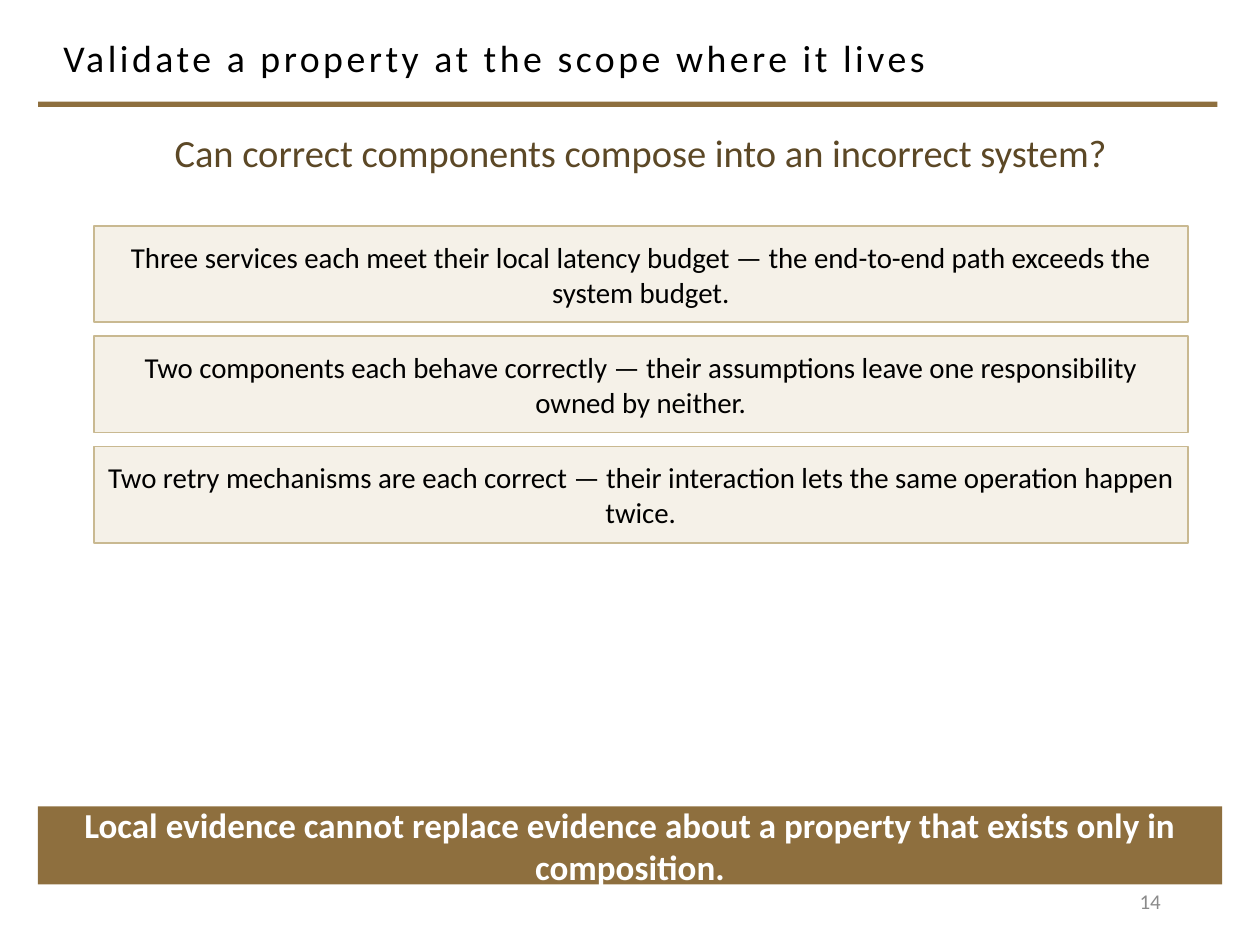
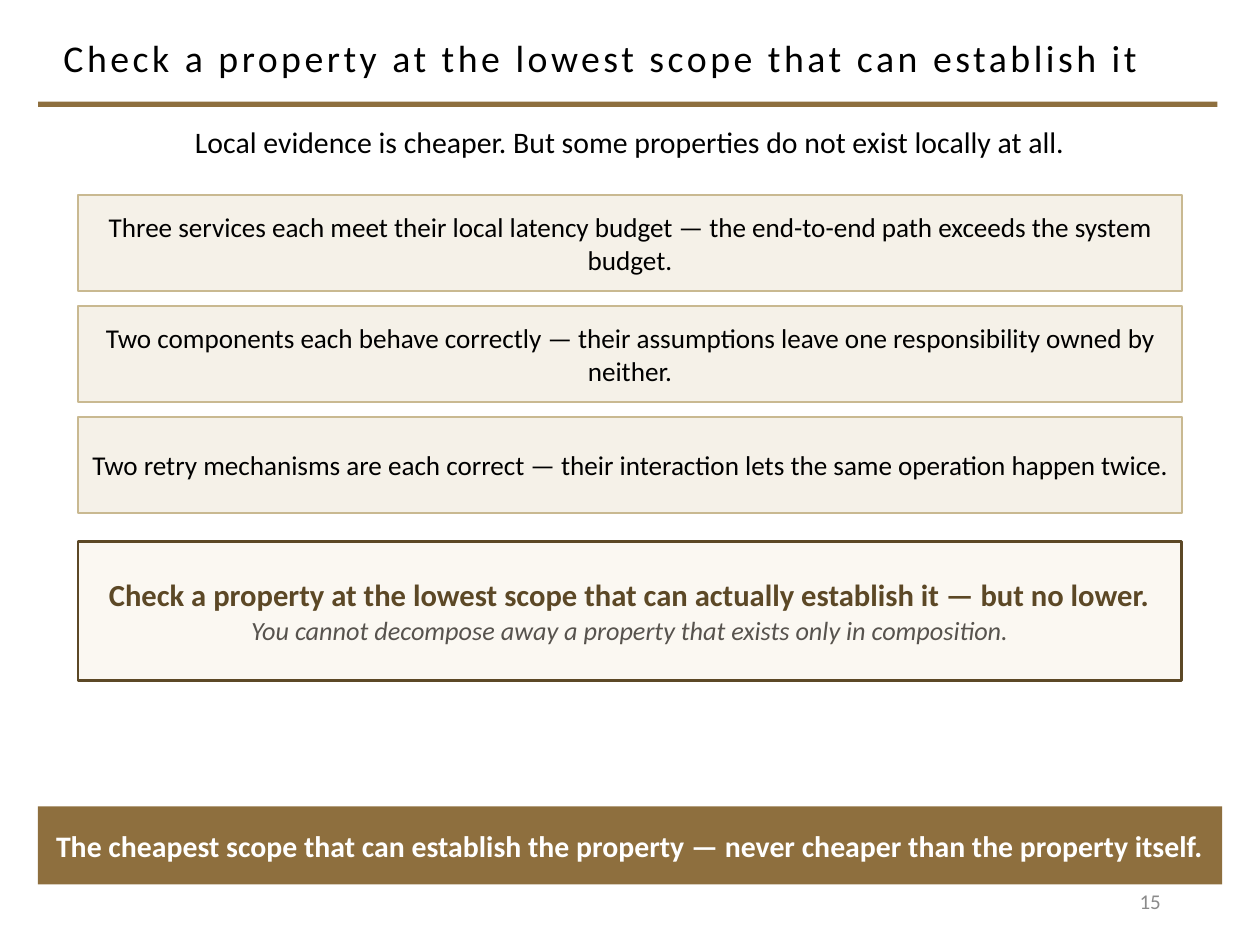
Before and after one commit to davisjam/model-based-agentic-software-engineering, a slide deck: slide 15 of course/lectures/act-1-foundations/08-validation/1-8-Validation.pptx (slide 14 before the commit). Drawn at 1260x945 pixels with LibreOffice and Linux fonts; fonts in the diff are those of the drawing; background and template pictures are left out. Boxes give left, top, right and bottom in pixels: in the first picture for what was removed or moved away, otherwise in the second. Text is boxed around its words. In the diff, an @@ line names an element or a change of style, - is before the commit and + after.

Commit message:
course(validation deck): §1–3 restructure — derive the V from specification, rebuild §3 around four evidence mechanisms

```diff
--- a/course/lectures/act-1-foundations/08-validation/1-8-Validation.pptx
+++ b/course/lectures/act-1-foundations/08-validation/1-8-Validation.pptx
@@ title at (63, 45, 1137, 78): text changed @@
-Validate a property at the scope where it lives
+Check a property at the lowest scope that can establish it
@@ text at (195, 132, 1063, 158): text changed; size 22 to 17 pt; text colour #5C4826 to #000000 @@
-Can correct components compose into an incorrect system?
+Local evidence is cheaper. But some properties do not exist locally at all.
@@ rectangle "Three services each meet their ...": place and size @@
-rectangle "Three services each meet their ..." at (93, 226, 1187, 323)
+rectangle "Three services each meet their ..." at (78, 195, 1182, 291)
@@ size 16.5 to 15.5 pt in 3 elements at (78, 417, 1182, 513), (78, 195, 1182, 291), (78, 306, 1182, 402) @@
@@ rectangle "Two components each behave correctly ...": place and size @@
-rectangle "Two components each behave correctly ..." at (93, 336, 1187, 433)
+rectangle "Two components each behave correctly ..." at (78, 306, 1182, 402)
@@ rectangle "Two retry mechanisms are each ...": place and size @@
-rectangle "Two retry mechanisms are each ..." at (93, 446, 1187, 543)
+rectangle "Two retry mechanisms are each ..." at (78, 417, 1182, 513)
@@ rectangle added at (78, 542, 1182, 680), fill #FBF8F2, outline #5C4826 1.5 pt, 17.5 pt, text #5C4826, bold @@
+Check a property at the lowest scope that can actually establish it — but no lower.
+You cannot decompose away a property that exists only in composition.
@@ text in rectangle at (56, 836, 1203, 862): text changed; size 20 to 17 pt @@
-Local evidence cannot replace evidence about a property that exists only in composition.
+The cheapest scope that can establish the property — never cheaper than the property itself.
@@ page number at (1140, 895, 1161, 909): text changed @@
-14
+15
```
Also in this commit, not shown: 14 other slides changed, 13 slides added, 3 slides removed.
